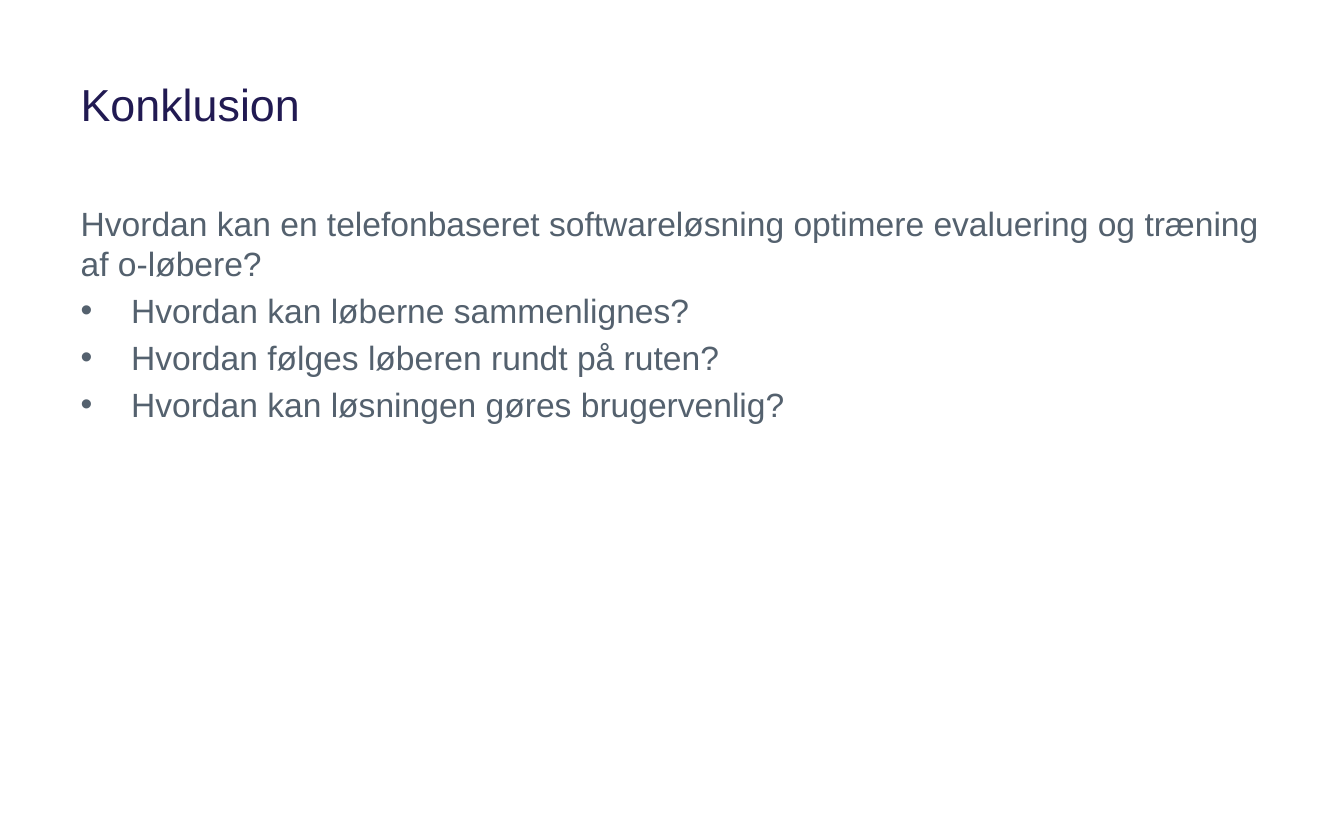
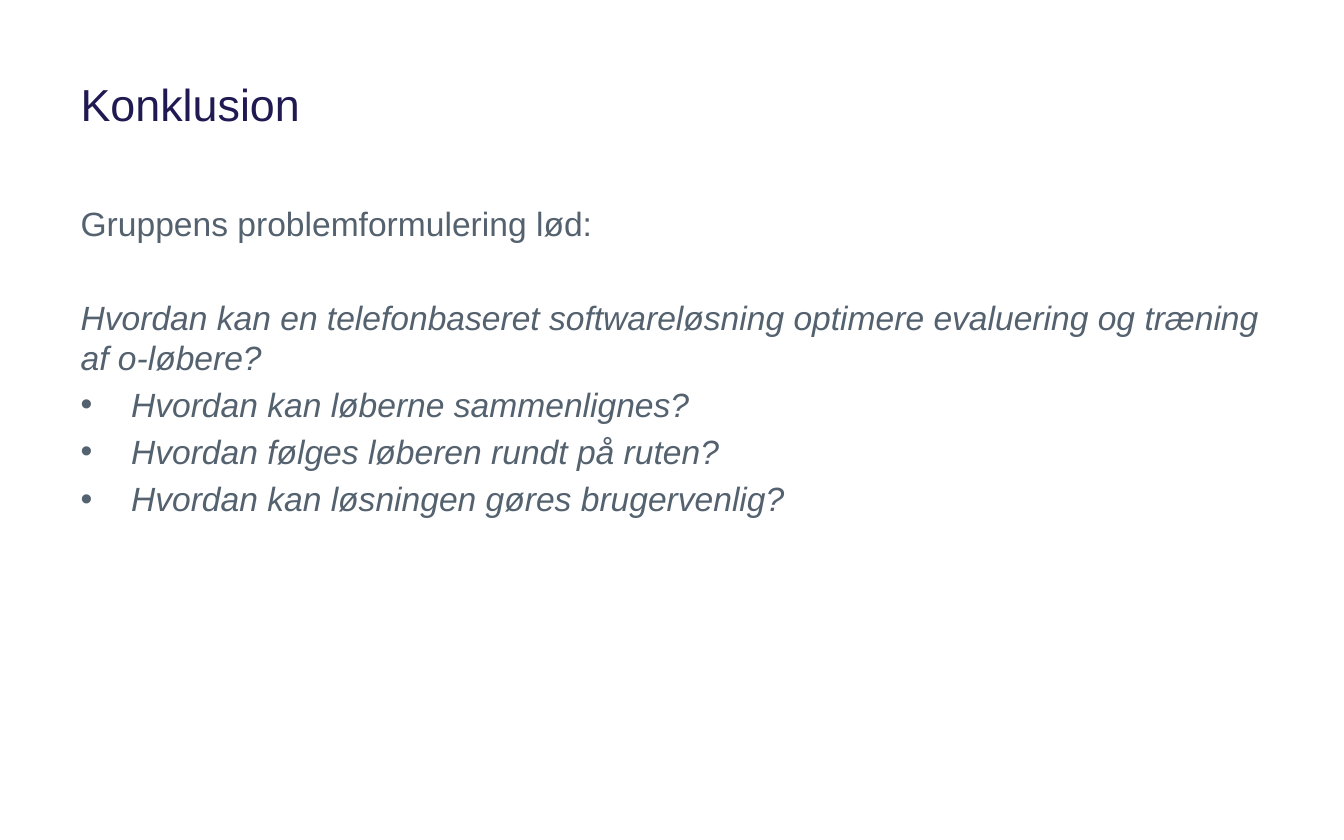
Before and after one commit to Haurum/P2, a slide deck: slide 19 of PP OT.pptx. Drawn at 1344x840 pixels with LibreOffice and Linux fonts; fonts in the diff are those of the drawing; background and template pictures are left out. Boxes give left, top, right and bottom in pixels: in the first picture for what was removed or moved away, otherwise in the second. Text is boxed around its words. In the diff, an @@ line names an element or a change of style, - is before the commit and + after.

```diff
--- a/PP OT.pptx
+++ b/PP OT.pptx
@@ text at bbox=[81, 211, 592, 242]: paragraph added @@
+Gruppens problemformulering lød:
@@ text at bbox=[81, 305, 1259, 517]: italic on in "Hvordan kan en telefonbaseret softwareløsning optimere evalu ...", "Hvordan kan løberne sammenlignes?", "Hvordan følges løberen rundt på ruten?", "Hvordan kan løsningen gøres brugervenlig?" @@
```
Also in this commit, not shown: 6 other slides changed, 3 other files.
